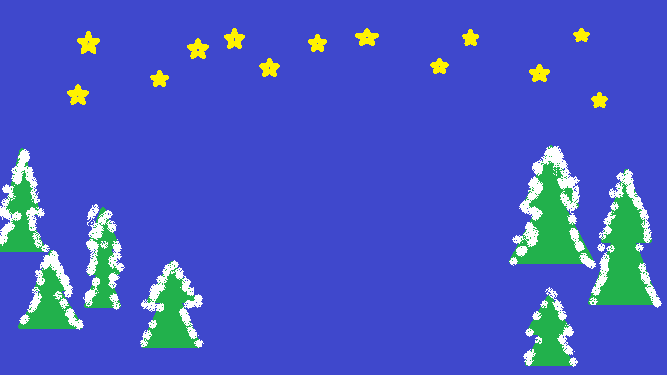
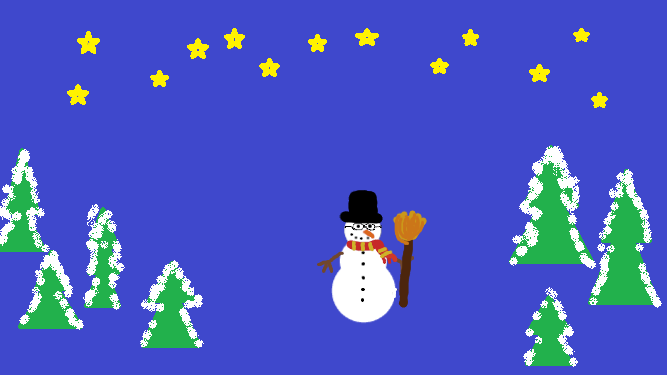
Two versions of the same layered image (667x375). Layer-by-layer changes:
added layer "kartka świąteczna.xcf" above "Bez tytułu.png" over [317, 190, 427, 324]
